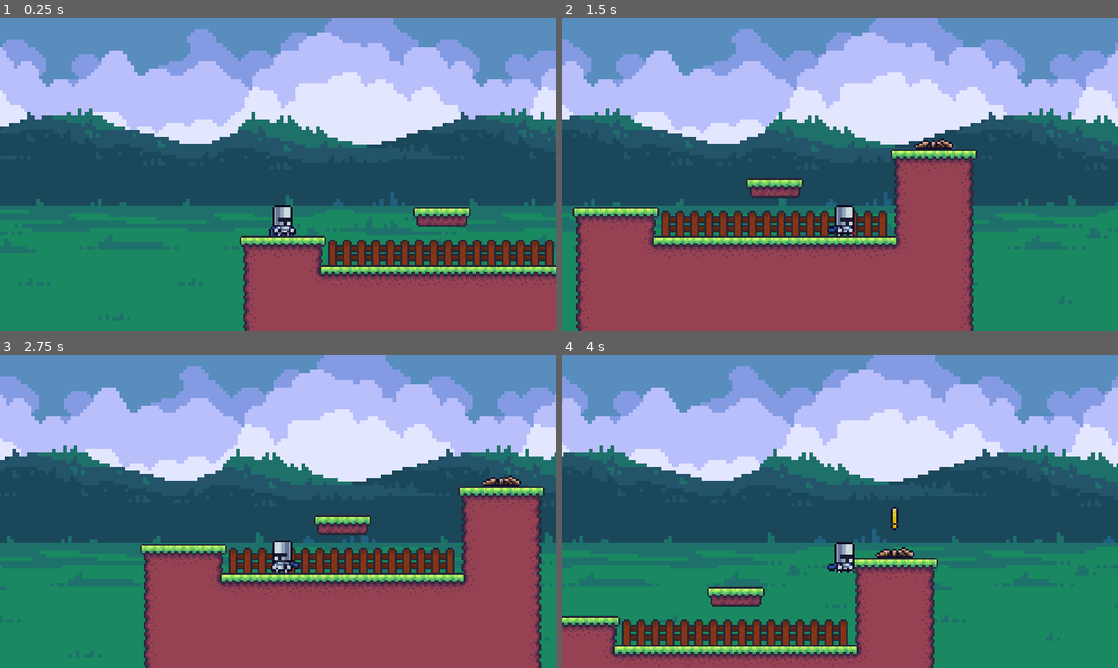
Above: before the commit, frames 1-4 (two rows, left to right).
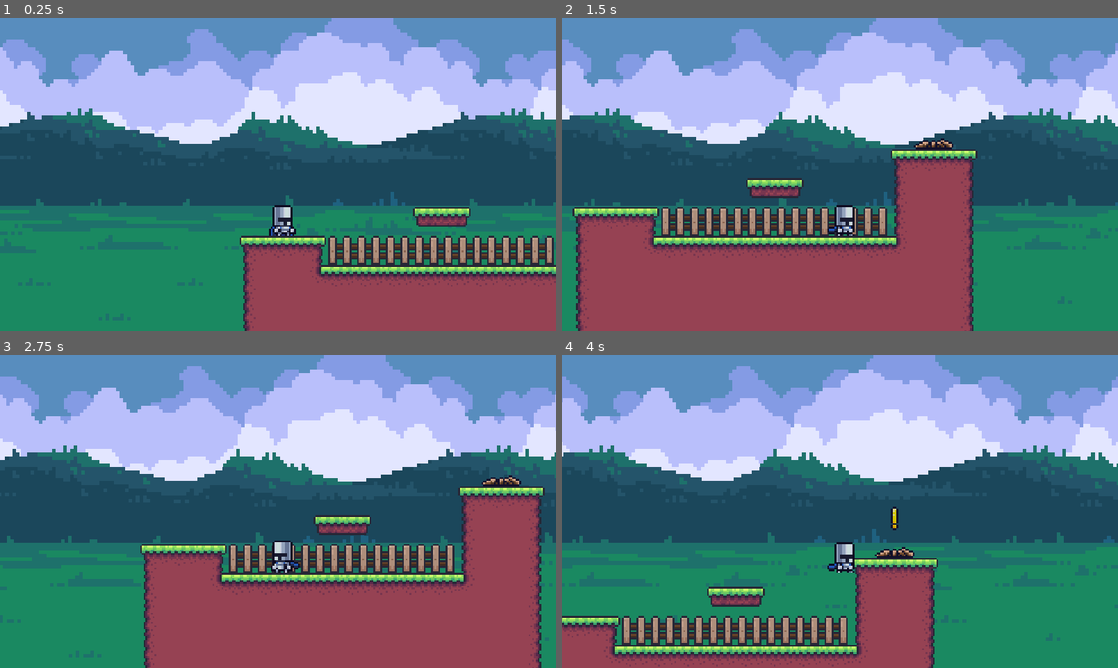
Above: after the commit, the same moments.

Repository: Deivid31/MetroidPixel
Game: Godot game, scene res://maps/test_map/test_map.tscn
Two runs of this game, one before a commit and one after it. Both use one fixed random seed, a clock stepped at 60 frames per second and the inputs below.
Inputs (mouse positions are in pixels of both pictures, inside the frame that each line leads up to):
- Up to frame 1 (0.25 s): no input
- Up to frame 2 (1.5 s): tap Enter at 0.5 s; move the mouse to (962, 158) at 0.52 s; hold D (move_right) from 0.53 s (still down); click (962, 158) at 0.6 s; tap Space (jump) at 0.77 s; move the mouse to (728, 190) at 1.27 s; tap E (interact) at 1.35 s
- Up to frame 3 (2.75 s): tap Space (jump) at 1.52 s; move the mouse to (333, 442) at 2.02 s; release D (move_right) at 2.03 s; hold A (move_left) from 2.03 s (still down); click (333, 442) at 2.1 s
- Up to frame 4 (4 s): move the mouse to (812, 574) at 2.77 s; release A (move_left) at 2.78 s; hold D (move_right) from 2.78 s (still down); tap E (interact) at 2.85 s; tap Space (jump) at 3.02, 3.77 s; move the mouse to (1006, 558) at 3.52 s; click (1006, 558) at 3.6 s

The runs differ from the first frame. In frame 1, 2.4% of the frame differs, in the area x 59-100%, y 69-79%; in frame 2, 2.2%; in frame 3, 2.1%; in frame 4, 2.4%, in the area x 10-52%, y 83-93%.

Commit message:
Rediseño sprite valla

Diff:
--- a/maps/test_map/test_map.tscn
+++ b/maps/test_map/test_map.tscn
@@ -14,75 +14,159 @@
 [sub_resource type="TileSetAtlasSource" id="TileSetAtlasSource_etls0"]
 texture = ExtResource("1_rb7cf")
 0:0/0 = 0
+0:0/0/physics_layer_0/linear_velocity = Vector2(0, 0)
+0:0/0/physics_layer_0/angular_velocity = 0.0
 1:0/0 = 0
+1:0/0/physics_layer_0/linear_velocity = Vector2(0, 0)
+1:0/0/physics_layer_0/angular_velocity = 0.0
 2:0/0 = 0
+2:0/0/physics_layer_0/linear_velocity = Vector2(0, 0)
+2:0/0/physics_layer_0/angular_velocity = 0.0
 
 [sub_resource type="TileSetAtlasSource" id="TileSetAtlasSource_v42tk"]
 texture = ExtResource("2_culii")
 1:0/0 = 0
+1:0/0/physics_layer_0/linear_velocity = Vector2(0, 0)
+1:0/0/physics_layer_0/angular_velocity = 0.0
 0:1/0 = 0
+0:1/0/physics_layer_0/linear_velocity = Vector2(0, 0)
+0:1/0/physics_layer_0/angular_velocity = 0.0
 0:1/0/physics_layer_0/polygon_0/points = PackedVector2Array(-6.52431, -8, 8, -8, 8, 8, -6.52431, 8)
 2:1/0 = 0
+2:1/0/physics_layer_0/linear_velocity = Vector2(0, 0)
+2:1/0/physics_layer_0/angular_velocity = 0.0
 2:1/0/physics_layer_0/polygon_0/points = PackedVector2Array(-8, -8, 6.45416, -8, 6.45416, 8, -8, 8)
 2:2/0 = 0
+2:2/0/physics_layer_0/linear_velocity = Vector2(0, 0)
+2:2/0/physics_layer_0/angular_velocity = 0.0
 2:2/0/physics_layer_0/polygon_0/points = PackedVector2Array(-8, -8, 6.45416, -8, 6.45416, 8, -8, 8)
 1:1/0 = 0
+1:1/0/physics_layer_0/linear_velocity = Vector2(0, 0)
+1:1/0/physics_layer_0/angular_velocity = 0.0
 1:1/0/physics_layer_0/polygon_0/points = PackedVector2Array(-8, -8, 8, -8, 8, 8, -8, 8)
 0:2/0 = 0
+0:2/0/physics_layer_0/linear_velocity = Vector2(0, 0)
+0:2/0/physics_layer_0/angular_velocity = 0.0
 0:2/0/physics_layer_0/polygon_0/points = PackedVector2Array(-6.52431, -8, 8, -8, 8, 8, -6.52431, 8)
 1:2/0 = 0
+1:2/0/physics_layer_0/linear_velocity = Vector2(0, 0)
+1:2/0/physics_layer_0/angular_velocity = 0.0
 1:2/0/physics_layer_0/polygon_0/points = PackedVector2Array(-8, -8, 8, -8, 8, 8, -8, 8)
 0:3/0 = 0
+0:3/0/physics_layer_0/linear_velocity = Vector2(0, 0)
+0:3/0/physics_layer_0/angular_velocity = 0.0
 1:3/0 = 0
+1:3/0/physics_layer_0/linear_velocity = Vector2(0, 0)
+1:3/0/physics_layer_0/angular_velocity = 0.0
 2:3/0 = 0
+2:3/0/physics_layer_0/linear_velocity = Vector2(0, 0)
+2:3/0/physics_layer_0/angular_velocity = 0.0
 2:4/0 = 0
+2:4/0/physics_layer_0/linear_velocity = Vector2(0, 0)
+2:4/0/physics_layer_0/angular_velocity = 0.0
 2:5/0 = 0
+2:5/0/physics_layer_0/linear_velocity = Vector2(0, 0)
+2:5/0/physics_layer_0/angular_velocity = 0.0
 1:5/0 = 0
+1:5/0/physics_layer_0/linear_velocity = Vector2(0, 0)
+1:5/0/physics_layer_0/angular_velocity = 0.0
 0:5/0 = 0
+0:5/0/physics_layer_0/linear_velocity = Vector2(0, 0)
+0:5/0/physics_layer_0/angular_velocity = 0.0
 0:4/0 = 0
+0:4/0/physics_layer_0/linear_velocity = Vector2(0, 0)
+0:4/0/physics_layer_0/angular_velocity = 0.0
 3:4/0 = 0
+3:4/0/physics_layer_0/linear_velocity = Vector2(0, 0)
+3:4/0/physics_layer_0/angular_velocity = 0.0
 3:5/0 = 0
+3:5/0/physics_layer_0/linear_velocity = Vector2(0, 0)
+3:5/0/physics_layer_0/angular_velocity = 0.0
 4:5/0 = 0
+4:5/0/physics_layer_0/linear_velocity = Vector2(0, 0)
+4:5/0/physics_layer_0/angular_velocity = 0.0
 4:4/0 = 0
+4:4/0/physics_layer_0/linear_velocity = Vector2(0, 0)
+4:4/0/physics_layer_0/angular_velocity = 0.0
 5:4/0 = 0
+5:4/0/physics_layer_0/linear_velocity = Vector2(0, 0)
+5:4/0/physics_layer_0/angular_velocity = 0.0
 6:4/0 = 0
+6:4/0/physics_layer_0/linear_velocity = Vector2(0, 0)
+6:4/0/physics_layer_0/angular_velocity = 0.0
 6:3/0 = 0
+6:3/0/physics_layer_0/linear_velocity = Vector2(0, 0)
+6:3/0/physics_layer_0/angular_velocity = 0.0
 5:3/0 = 0
+5:3/0/physics_layer_0/linear_velocity = Vector2(0, 0)
+5:3/0/physics_layer_0/angular_velocity = 0.0
 4:3/0 = 0
+4:3/0/physics_layer_0/linear_velocity = Vector2(0, 0)
+4:3/0/physics_layer_0/angular_velocity = 0.0
 3:3/0 = 0
+3:3/0/physics_layer_0/linear_velocity = Vector2(0, 0)
+3:3/0/physics_layer_0/angular_velocity = 0.0
 3:2/0 = 0
+3:2/0/physics_layer_0/linear_velocity = Vector2(0, 0)
+3:2/0/physics_layer_0/angular_velocity = 0.0
 4:2/0 = 0
+4:2/0/physics_layer_0/linear_velocity = Vector2(0, 0)
+4:2/0/physics_layer_0/angular_velocity = 0.0
 5:2/0 = 0
+5:2/0/physics_layer_0/linear_velocity = Vector2(0, 0)
+5:2/0/physics_layer_0/angular_velocity = 0.0
 6:2/0 = 0
+6:2/0/physics_layer_0/linear_velocity = Vector2(0, 0)
+6:2/0/physics_layer_0/angular_velocity = 0.0
 5:1/0 = 0
+5:1/0/physics_layer_0/linear_velocity = Vector2(0, 0)
+5:1/0/physics_layer_0/angular_velocity = 0.0
 5:1/0/physics_layer_0/polygon_0/points = PackedVector2Array(-8, -8, 5.54216, -8, 5.54216, 2.736, -8, 2.75)
 5:1/0/physics_layer_0/polygon_0/one_way = true
 4:1/0 = 0
+4:1/0/physics_layer_0/linear_velocity = Vector2(0, 0)
+4:1/0/physics_layer_0/angular_velocity = 0.0
 4:1/0/physics_layer_0/polygon_0/points = PackedVector2Array(-8, -8, 8, -8, 8, 2.67874, -8, 2.75)
 4:1/0/physics_layer_0/polygon_0/one_way = true
 3:1/0 = 0
+3:1/0/physics_layer_0/linear_velocity = Vector2(0, 0)
+3:1/0/physics_layer_0/angular_velocity = 0.0
 3:1/0/physics_layer_0/polygon_0/points = PackedVector2Array(-5.625, -8, 8, -8, 8, 2.75, -5.56847, 2.82843)
 3:1/0/physics_layer_0/polygon_0/one_way = true
 4:0/0 = 0
+4:0/0/physics_layer_0/linear_velocity = Vector2(0, 0)
+4:0/0/physics_layer_0/angular_velocity = 0.0
 4:0/0/physics_layer_0/polygon_0/points = PackedVector2Array(-8, -8, 8, -8, 8, -2.94646, 4.98093, 2.31508, -5.61231, 2.38523, -8, -3.15693)
 4:0/0/physics_layer_0/polygon_0/one_way = true
 5:5/0 = 0
+5:5/0/physics_layer_0/linear_velocity = Vector2(0, 0)
+5:5/0/physics_layer_0/angular_velocity = 0.0
 5:5/0/physics_layer_0/polygon_0/points = PackedVector2Array(-8, -8, 8, -8, 8, 8, -8, 8)
 6:5/0 = 0
+6:5/0/physics_layer_0/linear_velocity = Vector2(0, 0)
+6:5/0/physics_layer_0/angular_velocity = 0.0
 6:5/0/physics_layer_0/polygon_0/points = PackedVector2Array(-8, -8, 8, -8, 8, 8, -8, 8)
 
 [sub_resource type="TileSetAtlasSource" id="TileSetAtlasSource_hms4q"]
 texture = ExtResource("3_y2q0r")
 0:0/0 = 0
+0:0/0/physics_layer_0/linear_velocity = Vector2(0, 0)
+0:0/0/physics_layer_0/angular_velocity = 0.0
 0:0/0/physics_layer_0/polygon_0/points = PackedVector2Array(0.0441942, -8, 8, -8, 8, -6.01041, -0.0441942, -5.92202)
 0:0/0/physics_layer_0/polygon_0/one_way = true
 1:0/0 = 0
+1:0/0/physics_layer_0/linear_velocity = Vector2(0, 0)
+1:0/0/physics_layer_0/angular_velocity = 0.0
 1:0/0/physics_layer_0/polygon_0/points = PackedVector2Array(-8, -8, 0.0625, -8, 0.0496063, -6.00236, -8, -6.03323)
 1:0/0/physics_layer_0/polygon_0/one_way = true
 0:1/0 = 0
+0:1/0/physics_layer_0/linear_velocity = Vector2(0, 0)
+0:1/0/physics_layer_0/angular_velocity = 0.0
 0:1/0/physics_layer_0/polygon_0/points = PackedVector2Array(-8, -8, 8, -8, 8, -5.99816, -8, -6.03323)
 0:1/0/physics_layer_0/polygon_0/one_way = true
 1:1/0 = 0
+1:1/0/physics_layer_0/linear_velocity = Vector2(0, 0)
+1:1/0/physics_layer_0/angular_velocity = 0.0
 1:1/0/physics_layer_0/polygon_0/points = PackedVector2Array(-8, -8, 8, -8, 8, -5.99816, -8, -6.03323)
 1:1/0/physics_layer_0/polygon_0/one_way = true
 
Binary file changed: tiles/decorations/fence/fence_pack.png
Not shown, changed: tiles/decorations/fence/fence_pack.pxo
